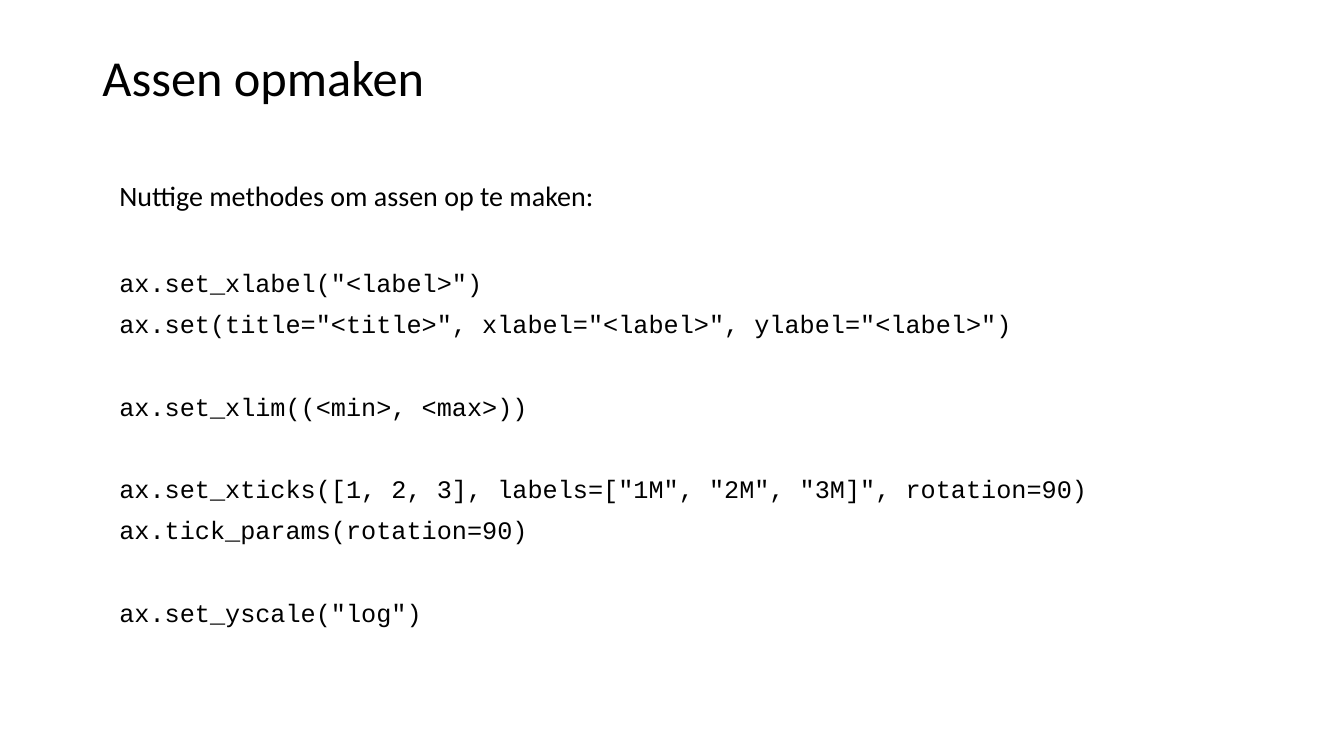
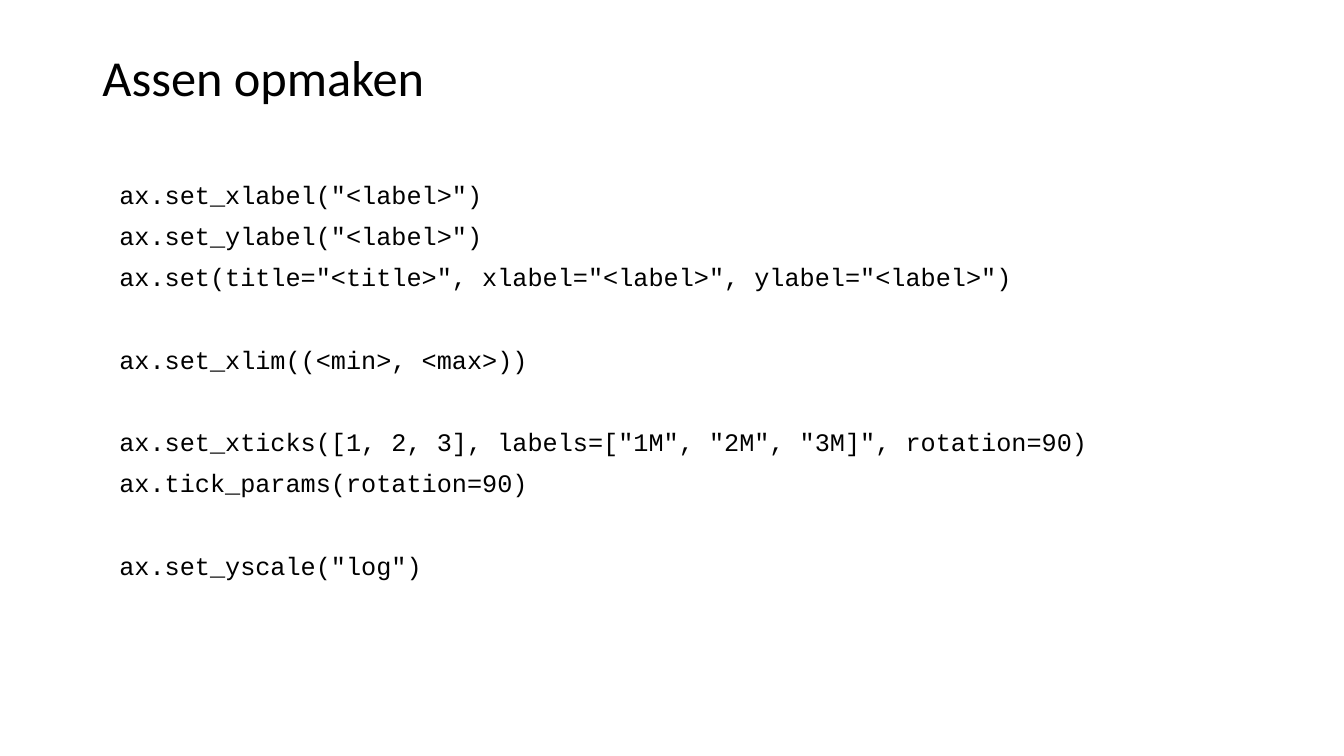
Before and after one commit to LFKoning/knowledge-sharing, a slide deck: slide 27 of python_trainees/3_pandas_plotting/python_traineeship_3.pptx. Drawn at 1344x756 pixels with LibreOffice and Linux fonts; fonts in the diff are those of the drawing. Boxes give left, top, right and bottom in pixels: in the first picture for what was removed or moved away, otherwise in the second. Text is boxed around its words. In the diff, an @@ line names an element or a change of style, - is before the commit and + after.

```diff
--- a/python_trainees/3_pandas_plotting/python_traineeship_3.pptx
+++ b/python_trainees/3_pandas_plotting/python_traineeship_3.pptx
@@ text at (x1=119, y1=186, x2=593, y2=211): paragraph removed @@
-Nuttige methodes om assen op te maken:
@@ text at (x1=119, y1=226, x2=482, y2=251): paragraph added @@
+ax.set_ylabel("<label>")
```
Also in this commit, not shown: 2 other slides changed, 7 other files.
